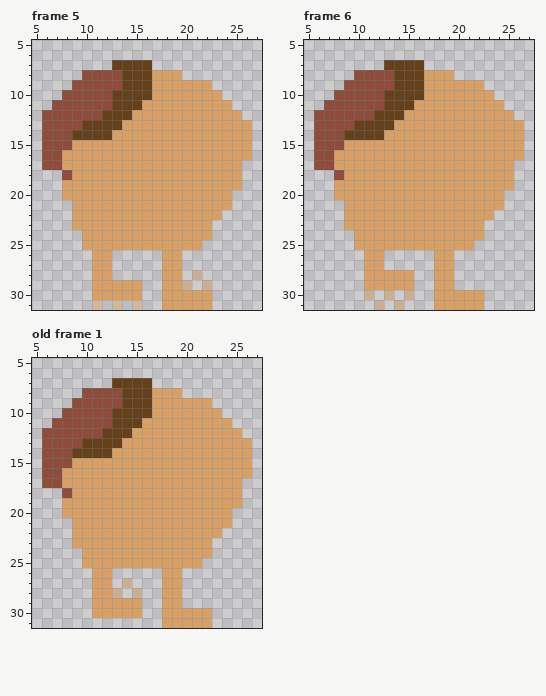
Pixel-art file, stored at Enemy/potato-001/Sprite-0001.ase. Above, as it was before the edit.
32x32 pixels, 6 frames. Shown: frame 5: x 5..27, y 5..31; frame 6: x 5..27, y 5..31; old frame 1: x 5..27, y 5..31. The commit also changed other frames, which this record leaves out.
The same view after the edit:
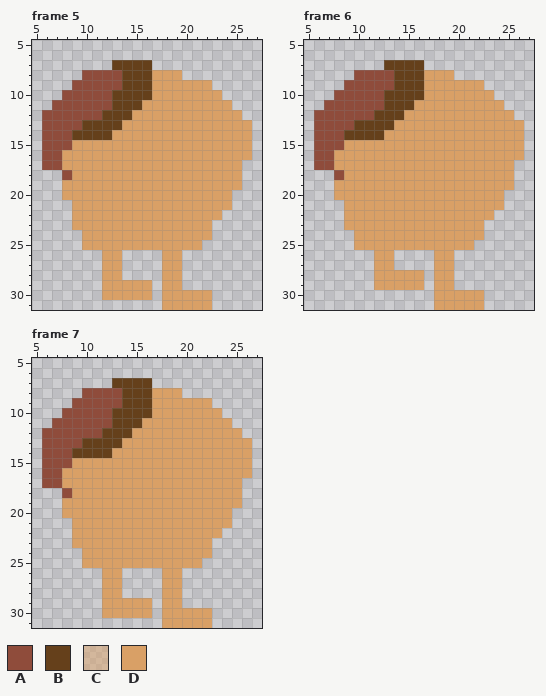
Palette (. is transparent): A #8f4c3b  B #65401b  C #d9a0667d  D #d9a066
A new or re-ordered frame is compared with the old frame closest to it.
The exact change:
frames 6 -> 7
Frame 5:
Colour D is added in rows 26 to 28 at x 13; in rows 29 to 30 at x 16.
The author cleared colour C in row 28 at x 21; in row 29 at x 20 and 22; in row 31 at x 11, 13 and 15.
The author cleared colour D in rows 26 to 30 at x 11.
Frame 6:
Colour D is added in rows 26 to 27 at x 13; in rows 28 to 29 at x 16.
The author cleared colour C in row 30 at x 11, 13 and 15; in row 31 at x 12 and 14.
The author cleared colour D in rows 26 to 29 at x 11.
Frame 7 is new; against old frame 1:
Colour D is added in rows 26 to 27 at x 13; in rows 29 to 30 at x 16.
Colour D replaces colour C in row 28 at x 13.
The author cleared colour C in row 27 at x 14; in row 28 at x 15.
The author cleared colour D in rows 26 to 30 at x 11.
Boxes around the changes in both pictures, in picture pixels (x1, y1, x2, y2):
changed: (92, 250, 152, 310)
erased: (182, 270, 212, 290)
changed: (364, 250, 424, 310)
changed: (92, 568, 152, 618)
